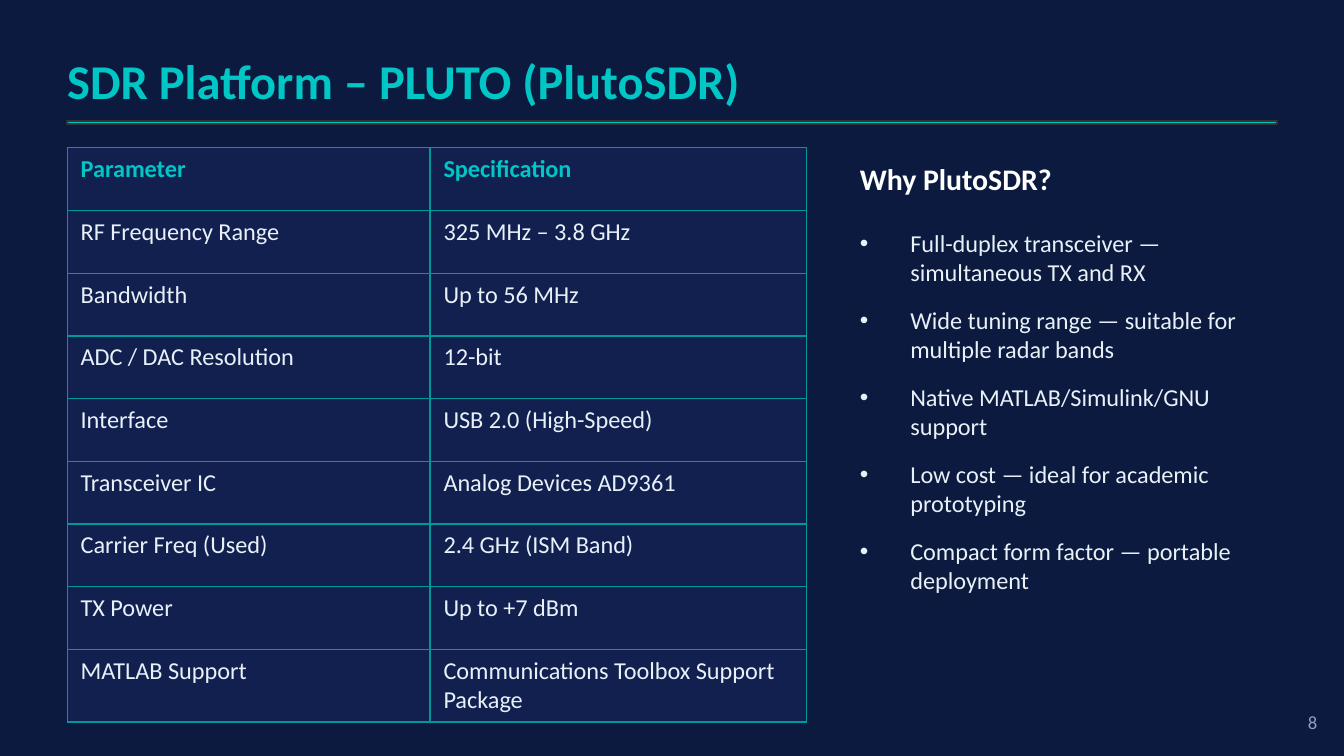
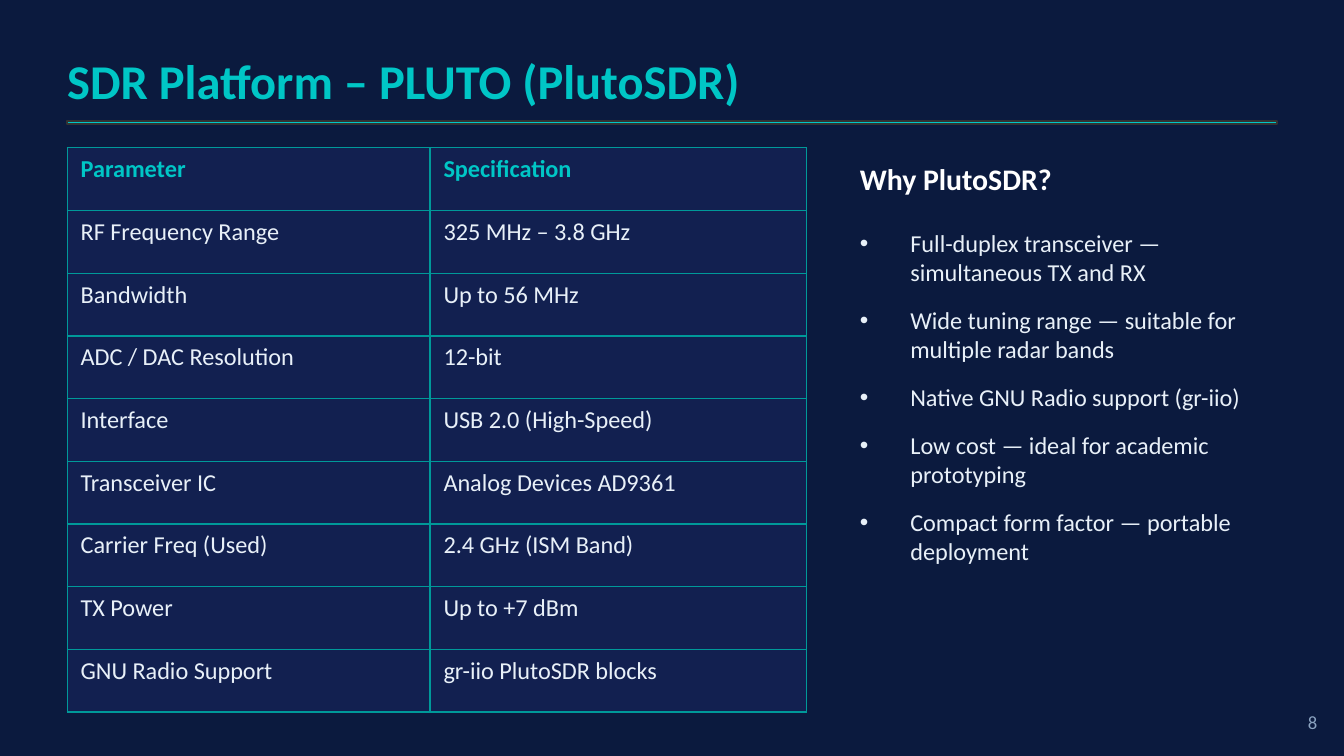
Before and after one commit to dani1560/SDR_Doppler_Radar_Pluto, a slide deck: slide 9 of docs/SDR_Doppler_Radar_CDRB.pptx khan.pptx. Drawn at 1344x756 pixels with LibreOffice and Linux fonts; fonts in the diff are those of the drawing. Boxes give left, top, right and bottom in pixels: in the first picture for what was removed or moved away, otherwise in the second. Text is boxed around its words. In the diff, an @@ line names an element or a change of style, - is before the commit and + after.

```diff
--- a/docs/SDR_Doppler_Radar_CDRB.pptx khan.pptx
+++ b/docs/SDR_Doppler_Radar_CDRB.pptx khan.pptx
@@ table at box(67, 148, 806, 712) @@
-row 9, column 1: MATLAB Support
+row 9, column 1: GNU Radio Support
-row 9, column 2: Communications Toolbox Support Package
+row 9, column 2: gr-iio PlutoSDR blocks
@@ text at box(910, 388, 1240, 410): text changed @@
-• Native MATLAB/Simulink/GNU support
+• Native GNU Radio support (gr-iio)
```
Also in this commit, not shown: 2 other slides changed, 1 other file.
